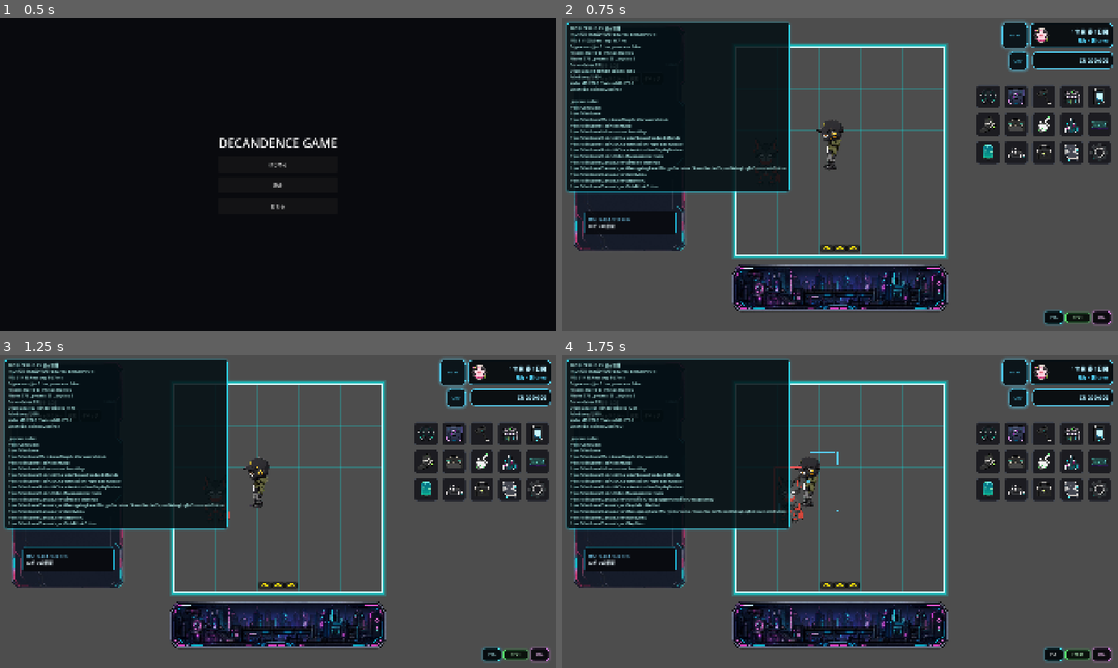
Above: before the commit, frames 1-4 (two rows, left to right).
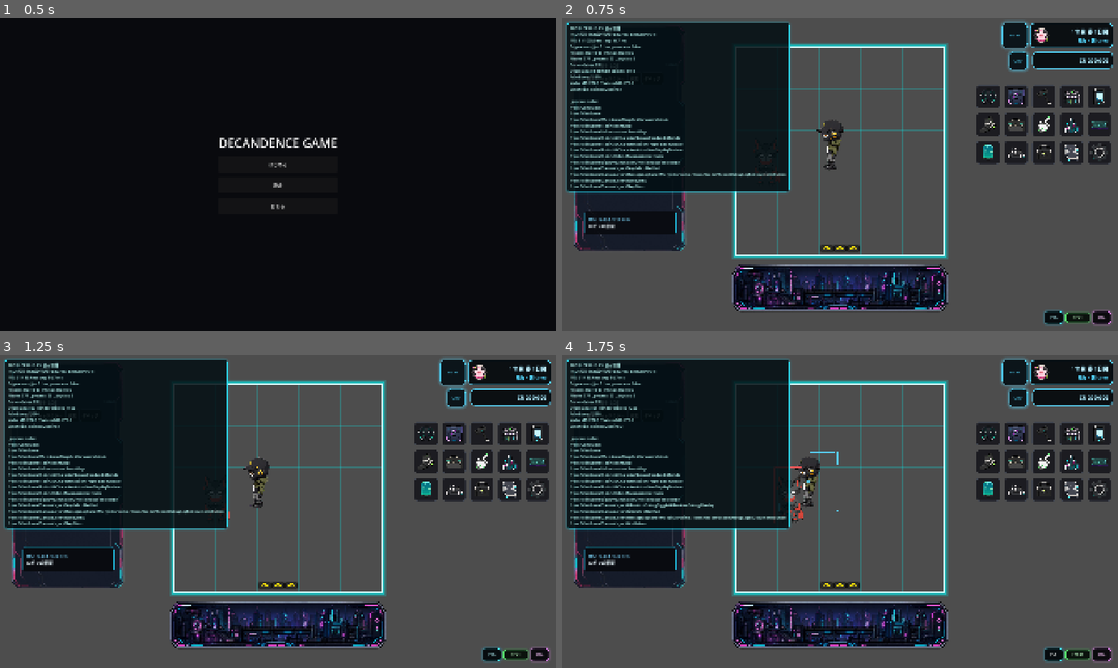
Above: after the commit, the same moments.

Repository: grimoire1089-coder/optimistic
Game: Godot game, scene res://Scenes/Boot/TitleScene.tscn
Same seed, same stepped clock (60 frames per second), same inputs: the game is played once before the commit and once after it. Sound files missing from this copy of the repository are replaced by a short silence.
Inputs:
- Up to frame 1 (0.5 s): no input
- Up to frame 2 (0.75 s): click "はじめる" at 0.5 s
- Up to frame 3 (1.25 s): no input
- Up to frame 4 (1.75 s): click "POS" at 1.25 s

Frame 1 is identical in both runs. In frame 2, 0.6% of the frame differs, in the area x 6-41%, y 12-55%; in frame 3, 0.6%; in frame 4, 0.8%.

Commit message:
Attach directional sprite module to Zippy

Diff:
--- a/Scenes/Characters/Zippy/ZippyActor.tscn
+++ b/Scenes/Characters/Zippy/ZippyActor.tscn
@@ -1,9 +1,10 @@
-[gd_scene load_steps=6 format=3]
+[gd_scene load_steps=7 format=3]
 
 [ext_resource type="Script" path="res://Scripts/Characters/Zippy/ZippyActor.gd" id="1_zippy_actor"]
 [ext_resource type="Texture2D" uid="uid://bupbhbubnba8s" path="res://Assets/Characters/Zippy/Walk/Zippy_Game_Front.png" id="2_zippy_texture"]
 [ext_resource type="PackedScene" path="res://Scenes/Characters/Modules/AICharacterNeedsBundle.tscn" id="3_needs_bundle"]
 [ext_resource type="Script" path="res://Scripts/Characters/Modules/AICharacterSpriteFitModule.gd" id="4_sprite_fit"]
+[ext_resource type="Script" path="res://Scripts/Characters/Modules/AICharacterDirectionalSpriteModule.gd" id="5_directional_sprite"]
 
 [sub_resource type="RectangleShape2D" id="RectangleShape2D_click_area"]
 size = Vector2(96, 192)
@@ -30,3 +31,10 @@
 sprite_path = NodePath("../Sprite2D")
 target_display_size = Vector2(96, 192)
 preserve_aspect = true
+
+[node name="AICharacterDirectionalSpriteModule" type="Node" parent="."]
+script = ExtResource("5_directional_sprite")
+sprite_path = NodePath("../Sprite2D")
+direction_source_path = NodePath("../AICharacterRandomWanderModule")
+sprite_fit_module_path = NodePath("../AICharacterSpriteFitModule")
+front_texture_path = "res://Assets/Characters/Zippy/Walk/Zippy_Game_Front.png"
